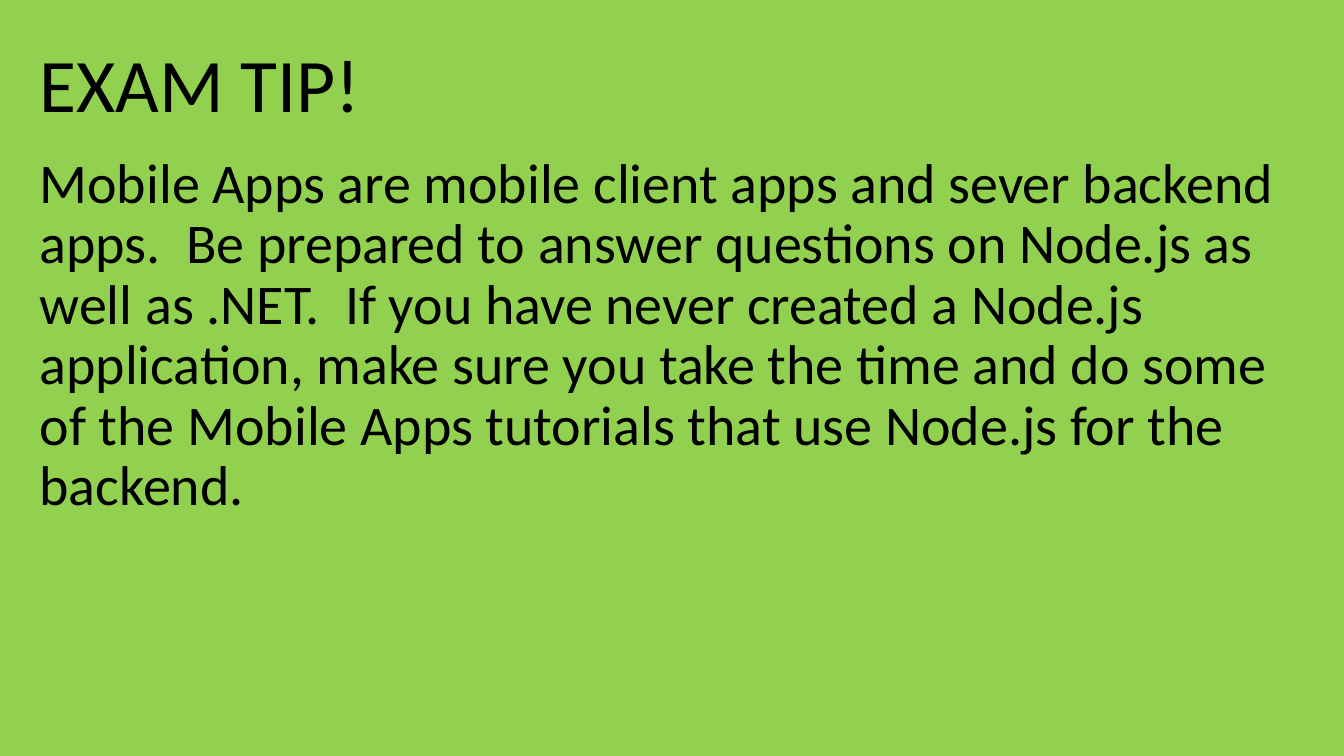
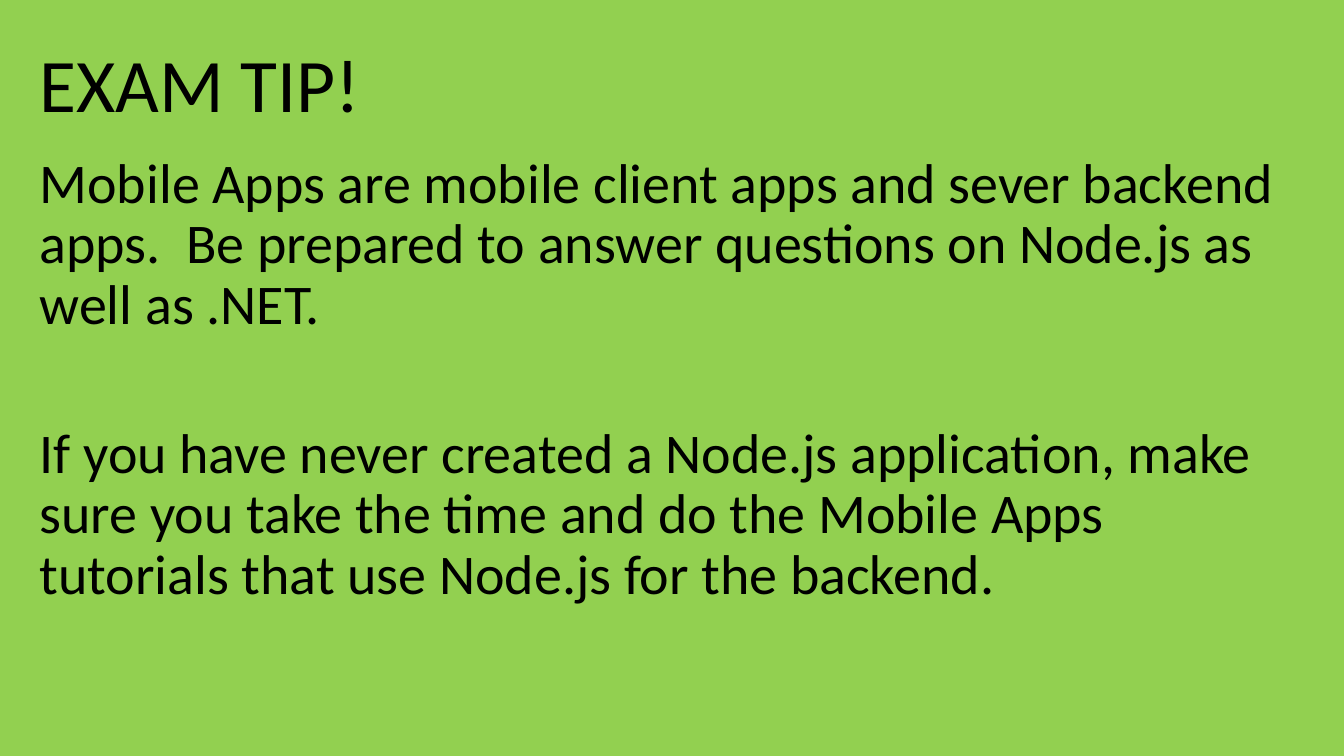
Before and after one commit to guruskill/70-534, a slide deck: slide 50 of Presentations/2017-10-Hartford/70-534-WebAndMobile.pptx (slide 52 before the commit). Drawn at 1344x756 pixels with LibreOffice and Linux fonts; fonts in the diff are those of the drawing. Boxes give left, top, right and bottom in pixels: in the first picture for what was removed or moved away, otherwise in the second. Text is boxed around its words. In the diff, an @@ line names an element or a change of style, - is before the commit and + after.

```diff
--- a/Presentations/2017-10-Hartford/70-534-WebAndMobile.pptx
+++ b/Presentations/2017-10-Hartford/70-534-WebAndMobile.pptx
@@ text at <box>40,164,1273,604</box>: text changed @@
-Mobile Apps are mobile client apps and sever backend apps. Be prepared to answer questions on Node.js as well as .NET. If you have never created a Node.js application, make sure you take the time and do some of the Mobile Apps tutorials that use Node.js for the backend.
+Mobile Apps are mobile client apps and sever backend apps. Be prepared to answer questions on Node.js as well as .NET.
+If you have never created a Node.js application, make sure you take the time and do the Mobile Apps tutorials that use Node.js for the backend.
```
Also in this commit, not shown: 10 other slides changed, 2 slides removed, 29 other files.
